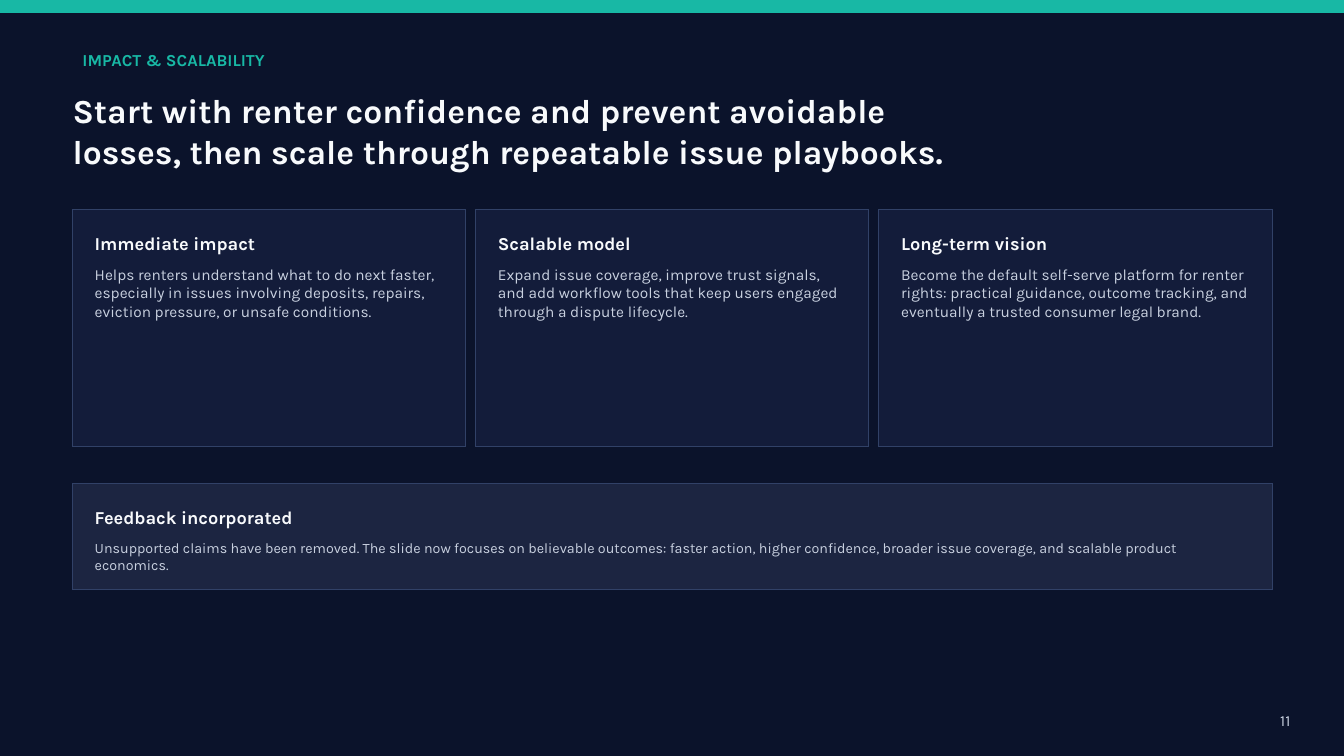
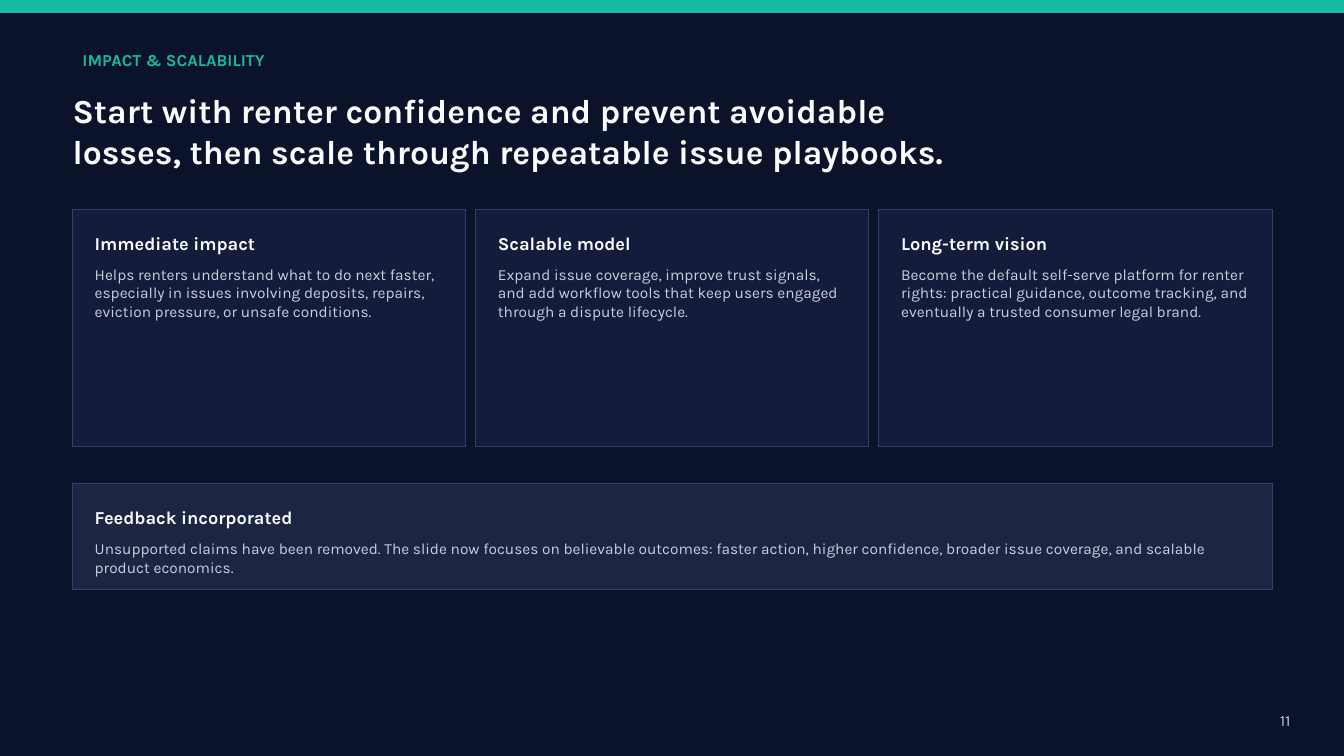
Before and after one commit to gorgectf/RenterShield, a slide deck: slide 11 of public/RenterShield_PitchDeck_Revised.pptx. Drawn at 1344x756 pixels with LibreOffice and Linux fonts; fonts in the diff are those of the drawing. Boxes give left, top, right and bottom in pixels: in the first picture for what was removed or moved away, otherwise in the second. Text is boxed around its words. In the diff, an @@ line names an element or a change of style, - is before the commit and + after.

```diff
--- a/public/RenterShield_PitchDeck_Revised.pptx
+++ b/public/RenterShield_PitchDeck_Revised.pptx
@@ text "Unsupported claims have been removed. ..." at [95, 543, 1205, 577]: size 10.2 to 11 pt @@
```
Also in this commit, not shown: 5 other slides changed.
